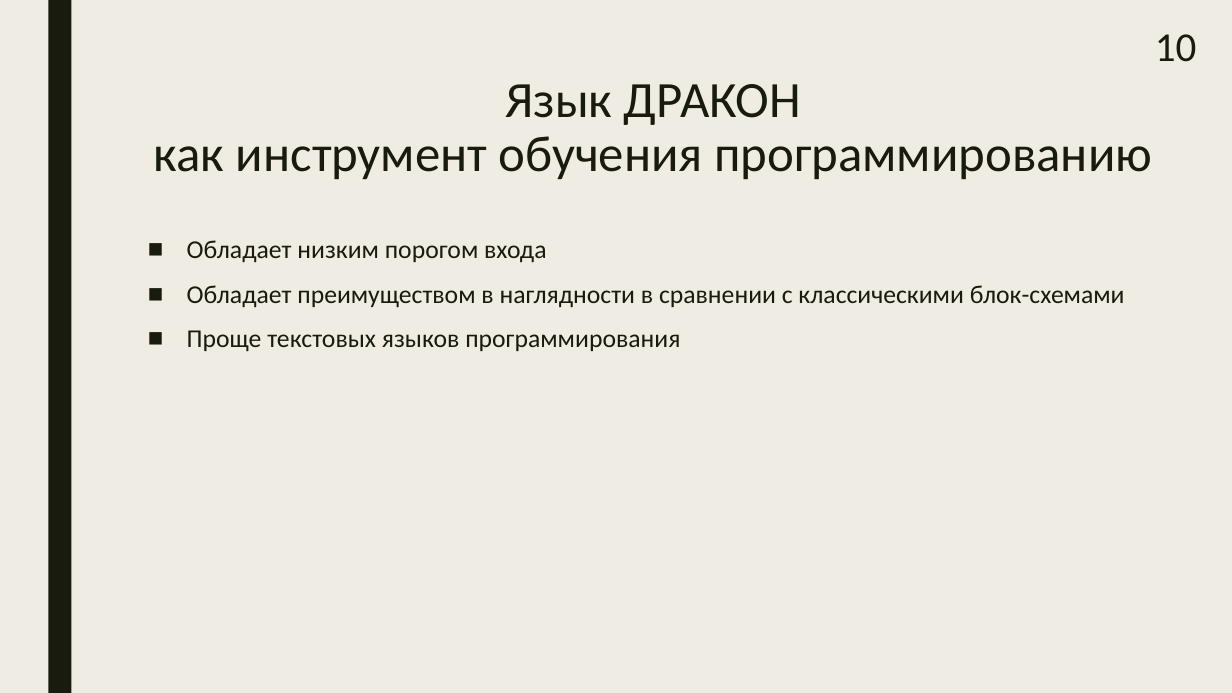
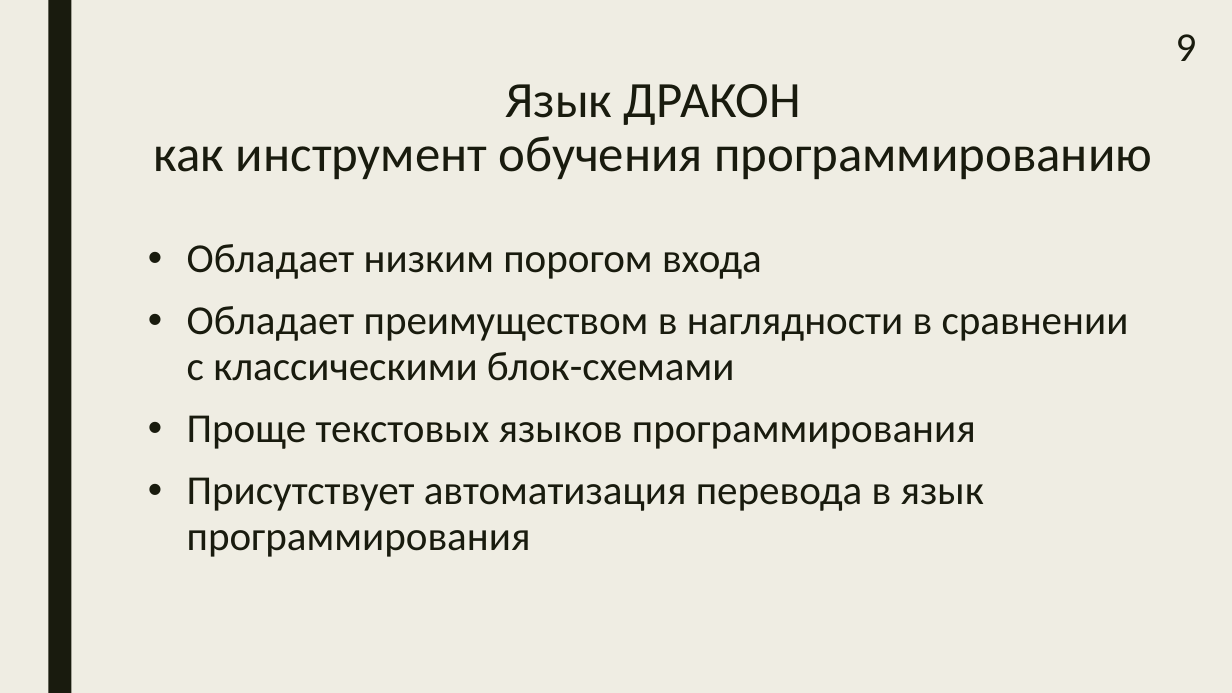
Before and after one commit to samarsky-canary/dragon, a slide deck: slide 9 of dizdocs/dipl_practise.pptx (slide 10 before the commit). Drawn at 1232x693 pixels with LibreOffice and Linux fonts; fonts in the diff are those of the drawing. Boxes give left, top, right and bottom in pixels: in the first picture for what was removed or moved away, otherwise in the second. Text is boxed around its words. In the diff, an @@ line names an element or a change of style, - is before the commit and + after.

```diff
--- a/dizdocs/dipl_practise.pptx
+++ b/dizdocs/dipl_practise.pptx
@@ page number at [1176,34,1197,61]: text changed @@
-10
+9
@@ text at [187,244,1129,449]: size 20 to 32 pt in "Обладает низким порогом входа", "Обладает преимуществом в наглядности в сравнении с ...", "Проще текстовых языков программирования"; bullet ■ to • @@
@@ text at [187,477,984,557]: paragraph added @@
+• Присутствует автоматизация перевода в язык программирования
```
Also in this commit, not shown: 15 other slides changed, 8 other files.
